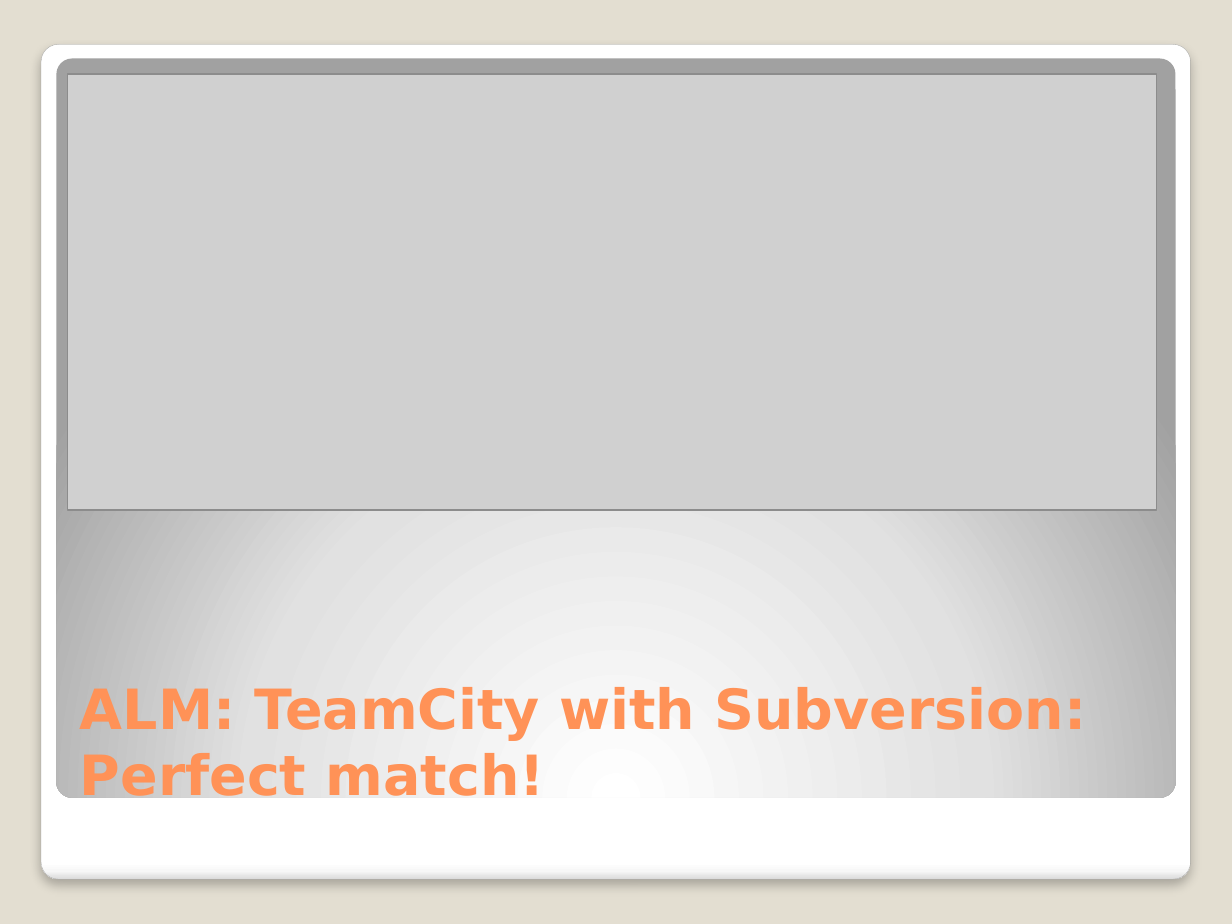
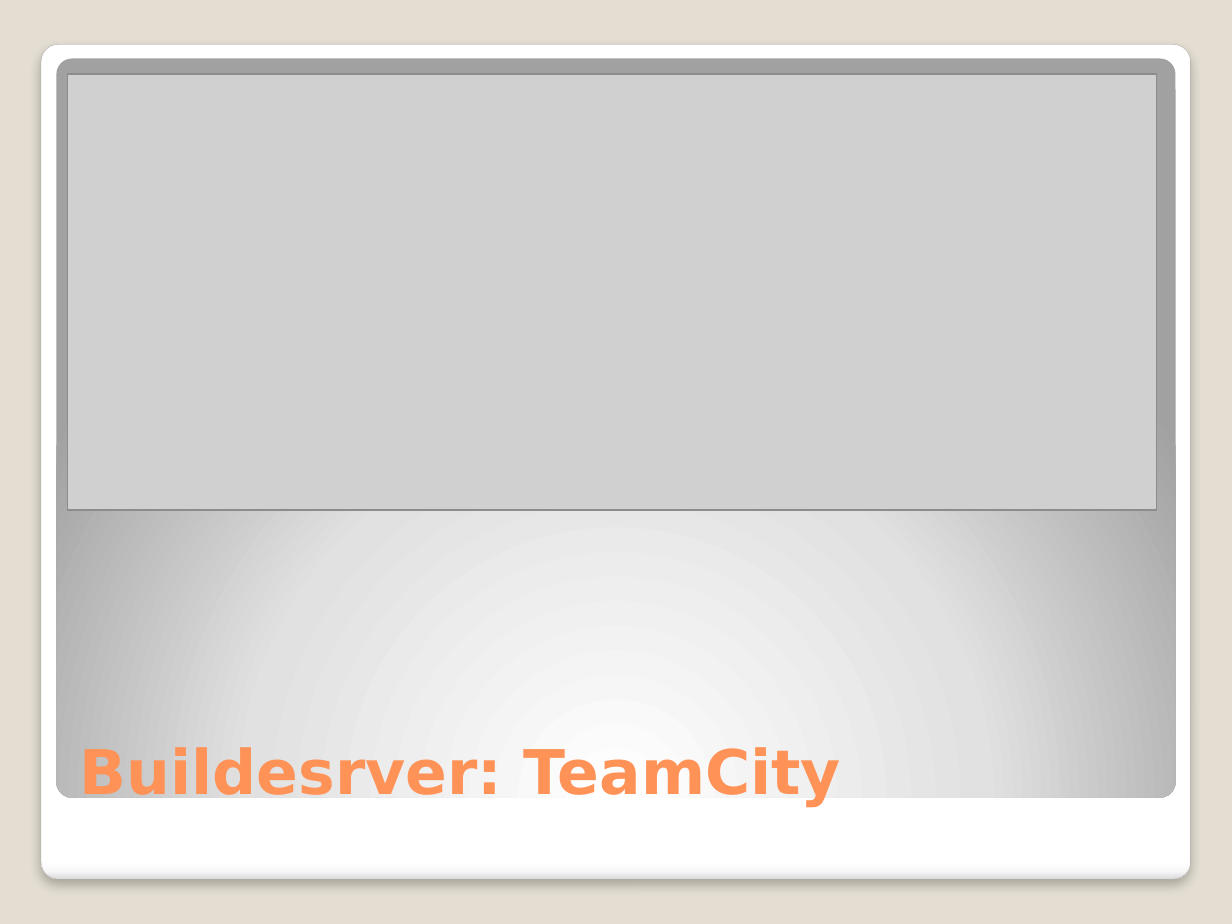
Before and after one commit to michelgrootjans/dkvlessonslearned, a slide deck: slide 15 of slides/Technical Session/Lessons learned.pptx. Drawn at 1232x924 pixels with LibreOffice and Linux fonts; fonts in the diff are those of the drawing; grey boxes stand for pictures. Boxes give left, top, right and bottom in pixels: in the first picture for what was removed or moved away, otherwise in the second. Text is boxed around its words. In the diff, an @@ line names an element or a change of style, - is before the commit and + after.

```diff
--- a/slides/Technical Session/Lessons learned.pptx
+++ b/slides/Technical Session/Lessons learned.pptx
@@ title at (x1=80, y1=745, x2=841, y2=807): text changed; size 32.4 to 36 pt @@
-ALM: TeamCity with Subversion: Perfect match!
+Buildesrver: TeamCity
```
Also in this commit, not shown: 9 other slides changed, 2 slides removed.
